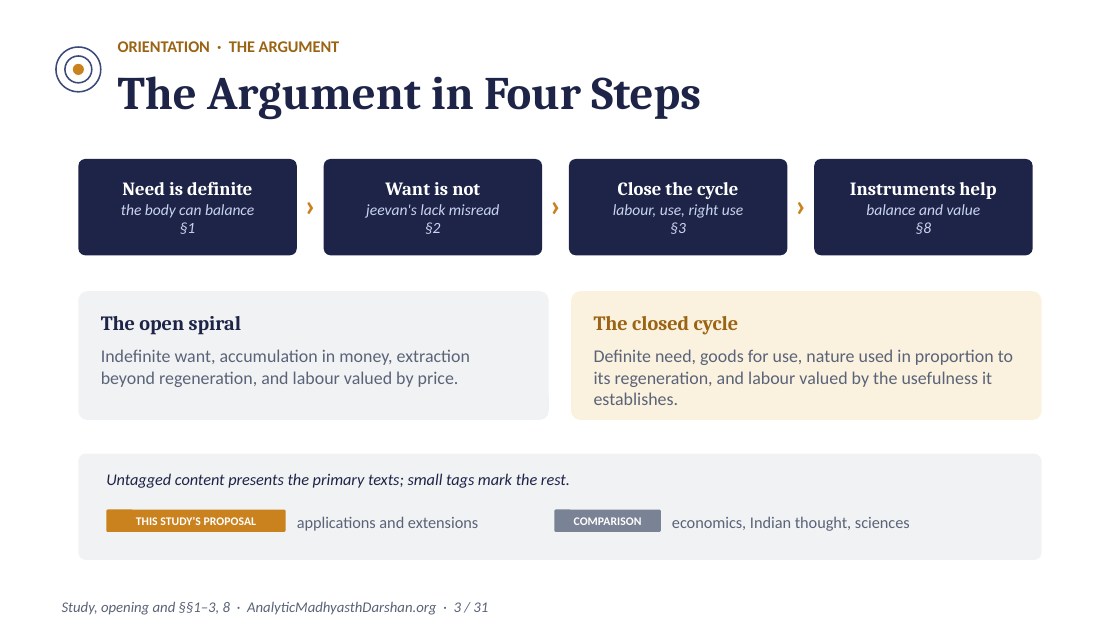
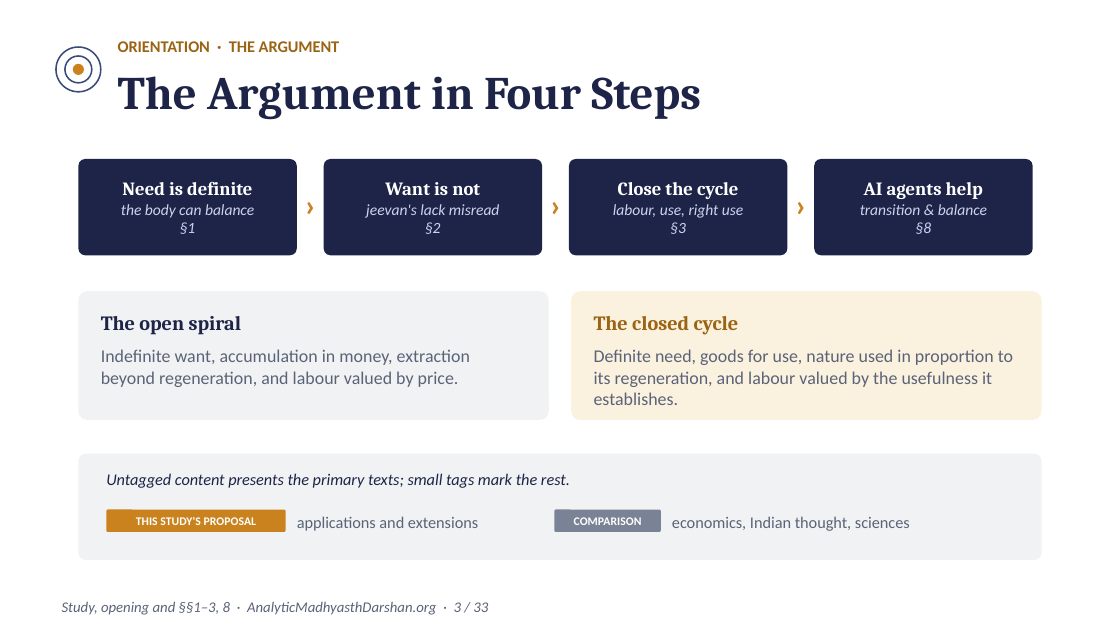
Before and after one commit to raghavamohan/AnalyticMadhyasthDarshan, a slide deck: slide 3 of Studies/Prosperity-Economics-And-Right-Use/Prosperity-Economics-And-Right-Use-Madhyasth-Darshan.pptx. Drawn at 1120x630 pixels with LibreOffice and Linux fonts; fonts in the diff are those of the drawing. Boxes give left, top, right and bottom in pixels: in the first picture for what was removed or moved away, otherwise in the second. Text is boxed around its words. In the diff, an @@ line names an element or a change of style, - is before the commit and + after.

```diff
--- a/Studies/Prosperity-Economics-And-Right-Use/Prosperity-Economics-And-Right-Use-Madhyasth-Darshan.pptx
+++ b/Studies/Prosperity-Economics-And-Right-Use/Prosperity-Economics-And-Right-Use-Madhyasth-Darshan.pptx
@@ text at box(860, 182, 987, 234): text changed @@
-Instruments help
-balance and value
-§8
+AI agents help
+transition & balance
+§8
@@ text at box(62, 601, 488, 615): text changed @@
-Study, opening and §§1–3, 8 · AnalyticMadhyasthDarshan.org · 3 / 31
+Study, opening and §§1–3, 8 · AnalyticMadhyasthDarshan.org · 3 / 33
```
Also in this commit, not shown: 30 other slides changed, 2 slides added, 16 other files.
